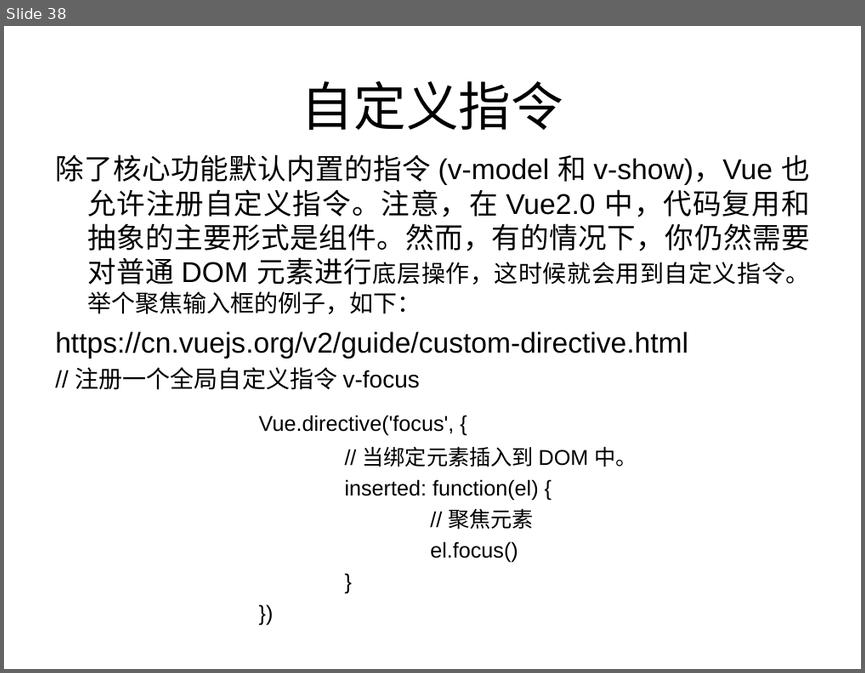
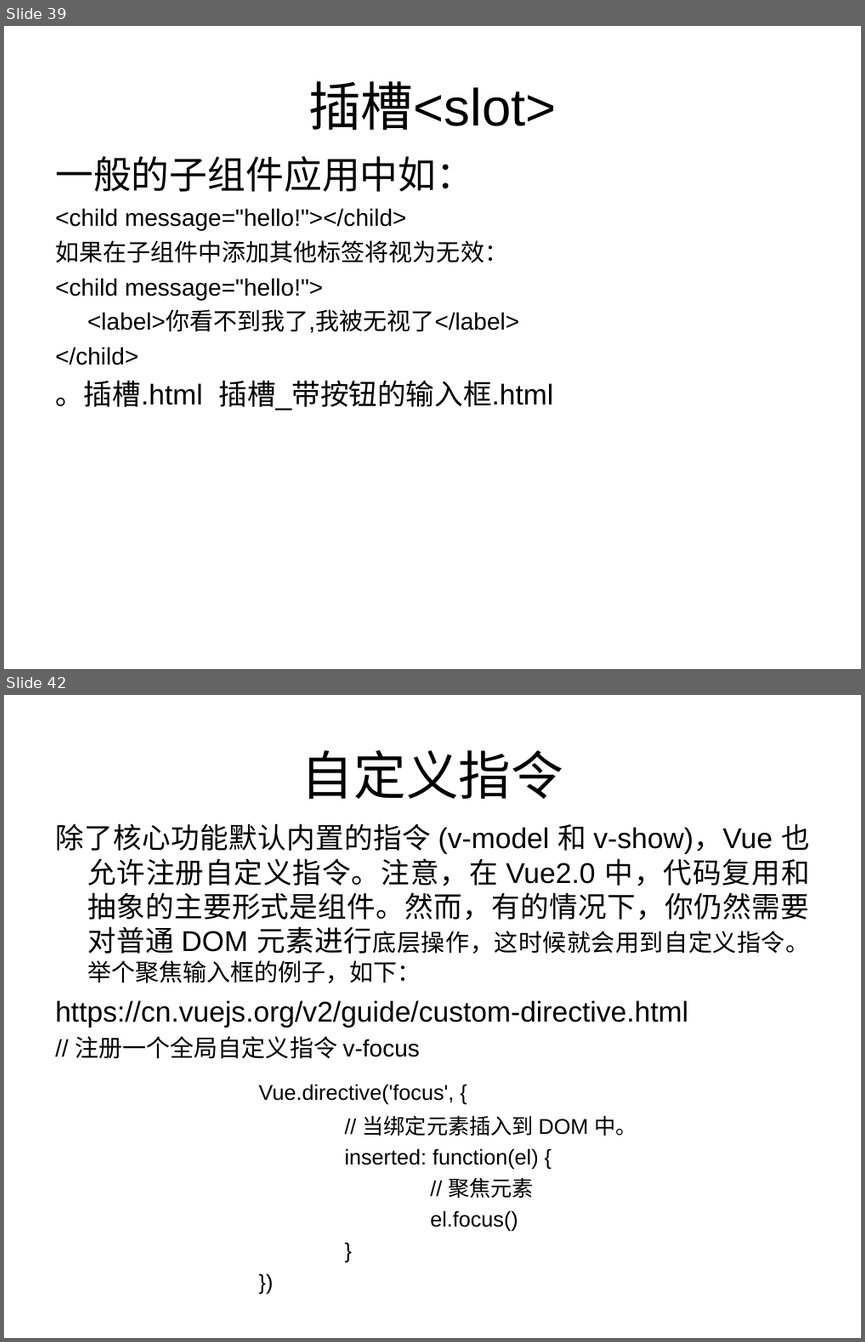
Before and after one commit to zhang13/VueLearn, a slide deck: doc/Vue入坑指南.ppt. Shown one above the other, each under a label of ours: slide 38 before the commit, slides 39 and 42 after it; the slides between them are not shown. The pictures are 865x673 and 865x1342 pixels, drawn with LibreOffice and Linux fonts; fonts in the diff are those of the drawing. Boxes give left, top, right and bottom in pixels: in the first picture for what was removed or moved away, otherwise in the second. Text is boxed around its words. In the diff, an @@ line names an element or a change of style, - is before the commit and + after.

```diff
--- a/doc/Vue入坑指南.ppt
+++ b/doc/Vue入坑指南.ppt
@@ slide 39 added at (4,26,861,669), background #FFFFFF @@
@@ title added at (308,81,556,130), 44 pt, text #000000 @@
+插槽<slot>
@@ text added at (55,156,554,410), 20 pt, text #000000 @@
+一般的子组件应用中如：
+<child message="hello!"></child>
+如果在子组件中添加其他标签将视为无效：
+<child message="hello!">
+<label>你看不到我了,我被无视了</label>
+</child>
+。插槽.html 插槽_带按钮的输入框.html
@@ what was slide 38 is now slide 42 @@
```
Also in this commit, not shown: 1 slide changed, 3 other slides added, 5 other files.
